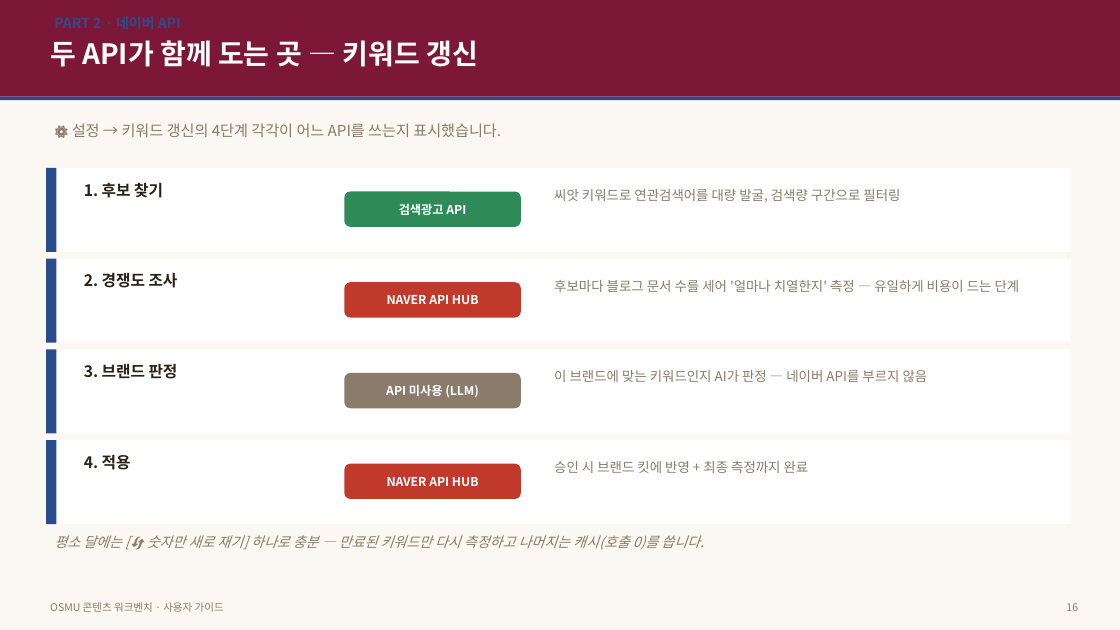
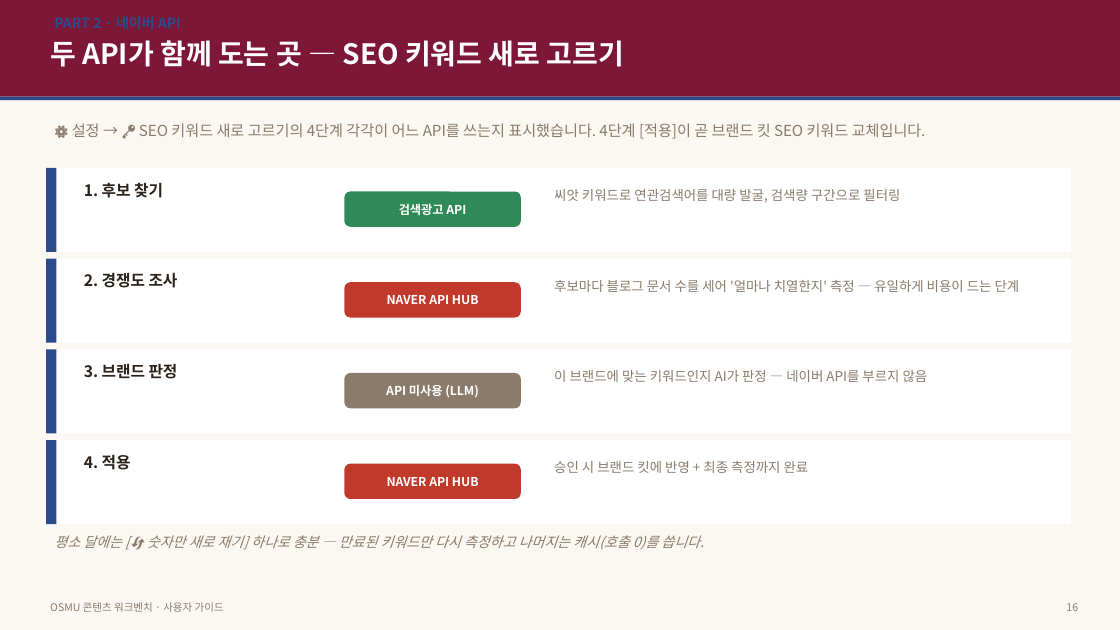
Before and after one commit to JaewooLee-AI/OSMU_cjc, a slide deck: slide 17 of docs/OSMU_사용자_가이드.pptx. Drawn at 1120x630 pixels with LibreOffice and Linux fonts; fonts in the diff are those of the drawing. Boxes give left, top, right and bottom in pixels: in the first picture for what was removed or moved away, otherwise in the second. Text is boxed around its words. In the diff, an @@ line names an element or a change of style, - is before the commit and + after.

```diff
--- a/docs/OSMU_사용자_가이드.pptx
+++ b/docs/OSMU_사용자_가이드.pptx
@@ text at [50, 40, 624, 67]: text changed @@
-두 API가 함께 도는 곳 — 키워드 갱신
+두 API가 함께 도는 곳 — SEO 키워드 새로 고르기
@@ text at [72, 123, 926, 139]: text changed @@
-⚙️ 설정 → 키워드 갱신의 4단계 각각이 어느 API를 쓰는지 표시했습니다.
+⚙️ 설정 → 🔑 SEO 키워드 새로 고르기의 4단계 각각이 어느 API를 쓰는지 표시했습니다. 4단계 [적용]이 곧 브랜드 킷 SEO 키워드 교체입니다.
```
Also in this commit, not shown: 3 other slides changed, 4 other files.
